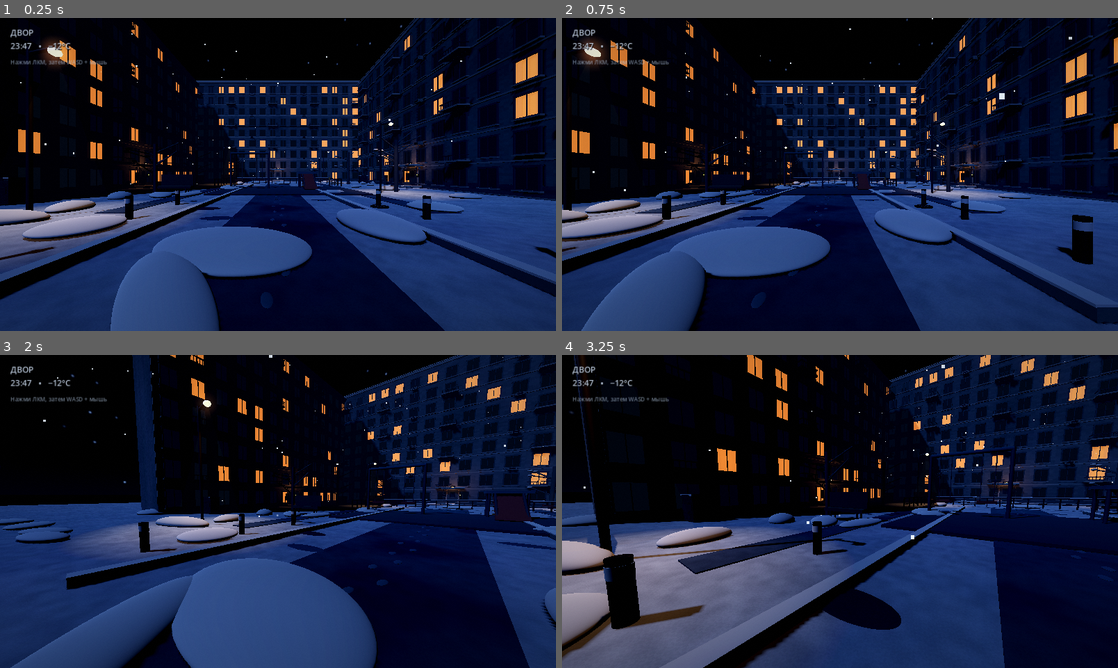
Above: before the commit, frames 1-4 (two rows, left to right).
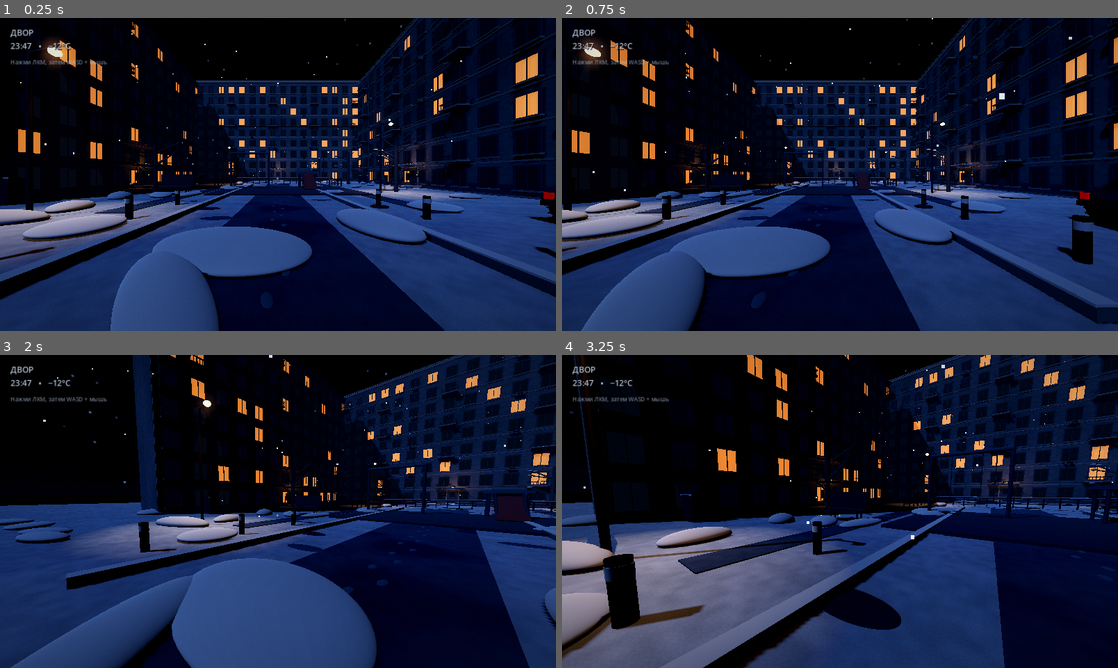
Above: after the commit, the same moments.

Repository: HelterFall/-
Game: Godot game, scene res://main.tscn
Same seed, same stepped clock (60 frames per second), same inputs: the game is played once before the commit and once after it.
Inputs (mouse positions are in pixels of both pictures, inside the frame that each line leads up to):
- Up to frame 1 (0.25 s): no input
- Up to frame 2 (0.75 s): tap Enter at 0.5 s; move the mouse to (962, 158) at 0.52 s; hold D from 0.53 s (still down); click (962, 158) at 0.67 s
- Up to frame 3 (2 s): move the mouse to (250, 511) at 1.27 s; release D at 1.28 s; hold W from 1.28 s (still down)
- Up to frame 4 (3.25 s): keep holding W; move the mouse to (851, 505) at 2.02 s; move the mouse to (834, 517) at 2.77 s; click (834, 517) at 2.92 s

The runs differ from the first frame. In frame 1, 0.2% of the frame differs, in the area x 88-100%, y 54-66%; in frame 2, 0.6%, in the area x 86-100%, y 52-69%; in frame 3, less than 0.1%; in frame 4, less than 0.1%.
Error before the commit: Parse Error: Cannot infer the type of "z" variable because the value doesn't have a set type. (res://vehicle_visuals.gd:85)

Commit message:
Fix explicit side-window coordinate type

Diff:
--- a/vehicle_visuals.gd
+++ b/vehicle_visuals.gd
@@ -82,7 +82,7 @@
 	var tool := SurfaceTool.new()
 	tool.begin(Mesh.PRIMITIVE_TRIANGLES)
 	for side in [-1.0, 1.0]:
-		var z := side * 0.755
+		var z: float = float(side) * 0.755
 		# Rear side window.
 		_add_quad(tool,
 			Vector3(-1.28, 1.23, z), Vector3(-0.98, 1.68, z * 0.96),
